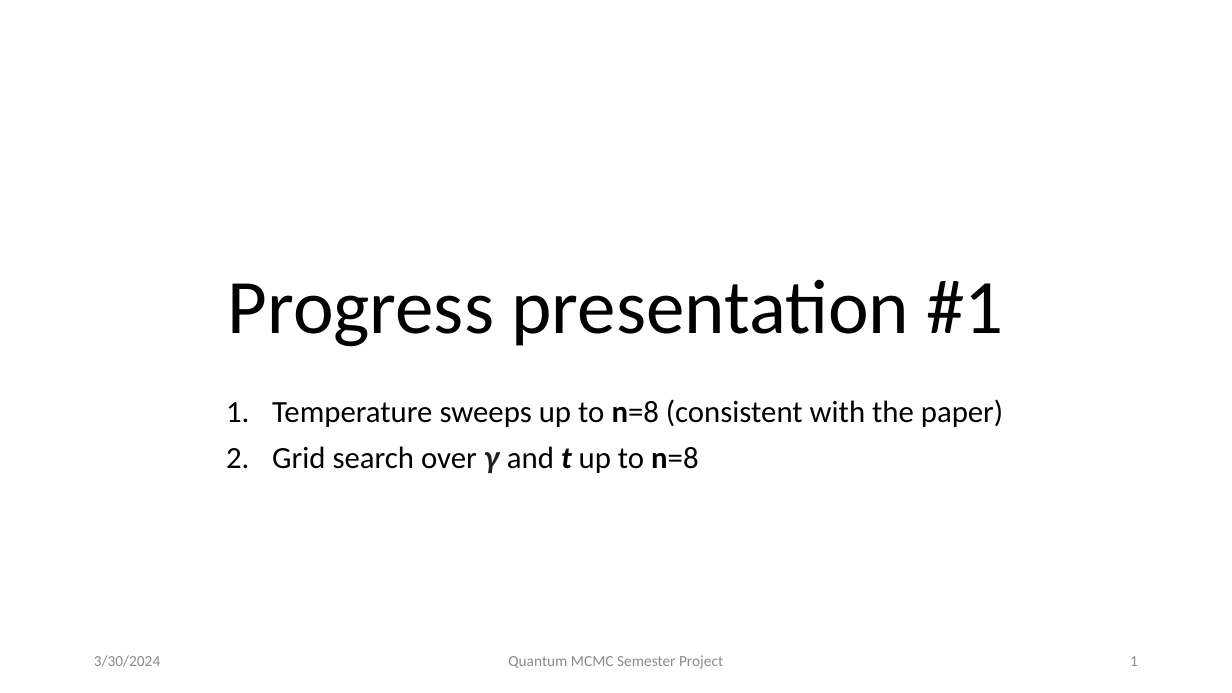
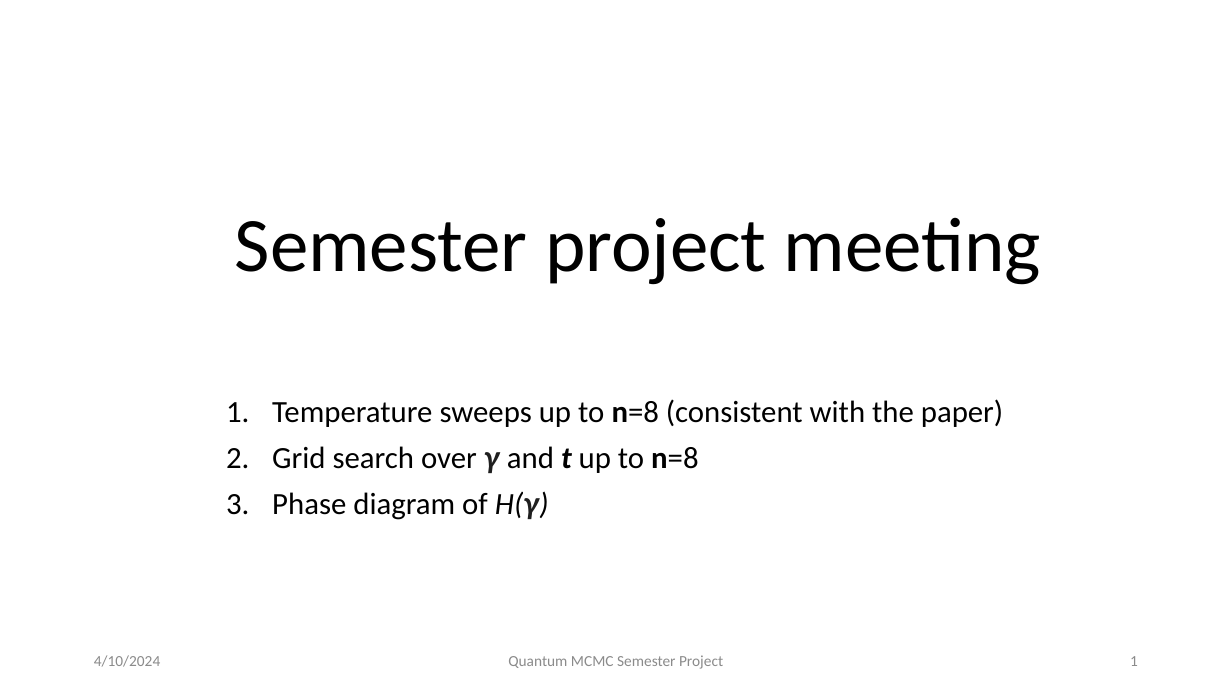
Before and after one commit to petr-ivashkov/quantum-mcmc, a slide deck: slide 1 of slides/progress_presentation_1.pptx. Drawn at 1232x693 pixels with LibreOffice and Linux fonts; fonts in the diff are those of the drawing. Boxes give left, top, right and bottom in pixels: in the first picture for what was removed or moved away, otherwise in the second. Text is boxed around its words. In the diff, an @@ line names an element or a change of style, - is before the commit and + after.

```diff
--- a/slides/progress_presentation_1.pptx
+++ b/slides/progress_presentation_1.pptx
@@ title at box(235, 217, 1041, 285): text changed @@
-Progress presentation #1
+Semester project meeting
@@ subtitle at box(272, 491, 549, 520): paragraph added @@
+3. Phase diagram of H(γ)
@@ text at box(94, 655, 160, 667): text changed @@
-3/30/2024
+4/10/2024
```
Also in this commit, not shown: 13 other slides changed, 7 slides added, 5 other files.
